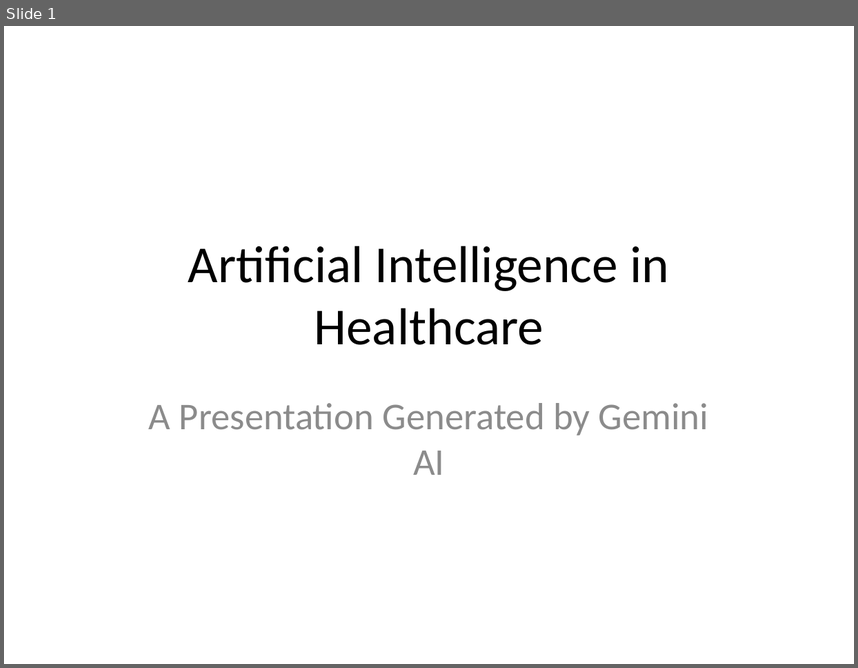
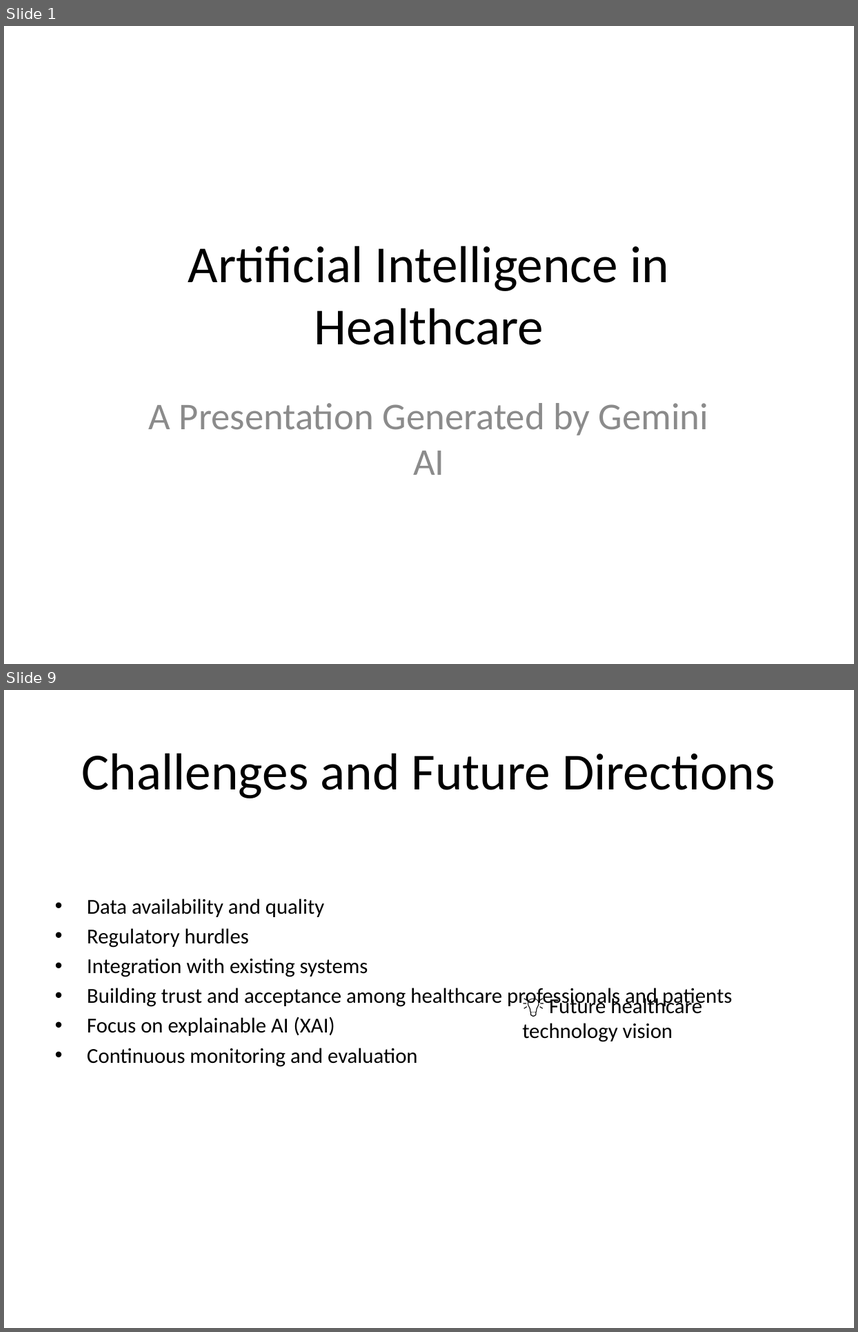
Before and after one commit to sarveshdabke/Topic-Generator-API, a slide deck: output/Artificial_Intelligence_in_Healthcare.pptx. Shown one above the other, each under a label of ours: slide 1 before the commit, slides 1 and 9 after it; the slides between them are not shown. The pictures are 858x668 and 858x1332 pixels, drawn with LibreOffice and Linux fonts; fonts in the diff are those of the drawing. Boxes give left, top, right and bottom in pixels: in the first picture for what was removed or moved away, otherwise in the second. Text is boxed around its words. In the diff, an @@ line names an element or a change of style, - is before the commit and + after.

```diff
--- a/output/Artificial_Intelligence_in_Healthcare.pptx
+++ b/output/Artificial_Intelligence_in_Healthcare.pptx
@@ slide 9 added at <box>4,690,854,1328</box>, background #FFFFFF @@
@@ title added at <box>82,753,775,798</box>, 44 pt, text #000000 @@
+Challenges and Future Directions
@@ text added at <box>87,898,732,1067</box>, 18 pt, text #000000 @@
+• Data availability and quality
+• Regulatory hurdles
+• Integration with existing systems
+• Building trust and acceptance among healthcare professionals and patients
+• Focus on explainable AI (XAI)
+• Continuous monitoring and evaluation
@@ text added at <box>522,995,702,1042</box>, 18 pt, text #000000 @@
+💡 Future healthcare technology vision
```
Also in this commit, not shown: 6 slides changed, 1 other slide added, 2 slides removed.
